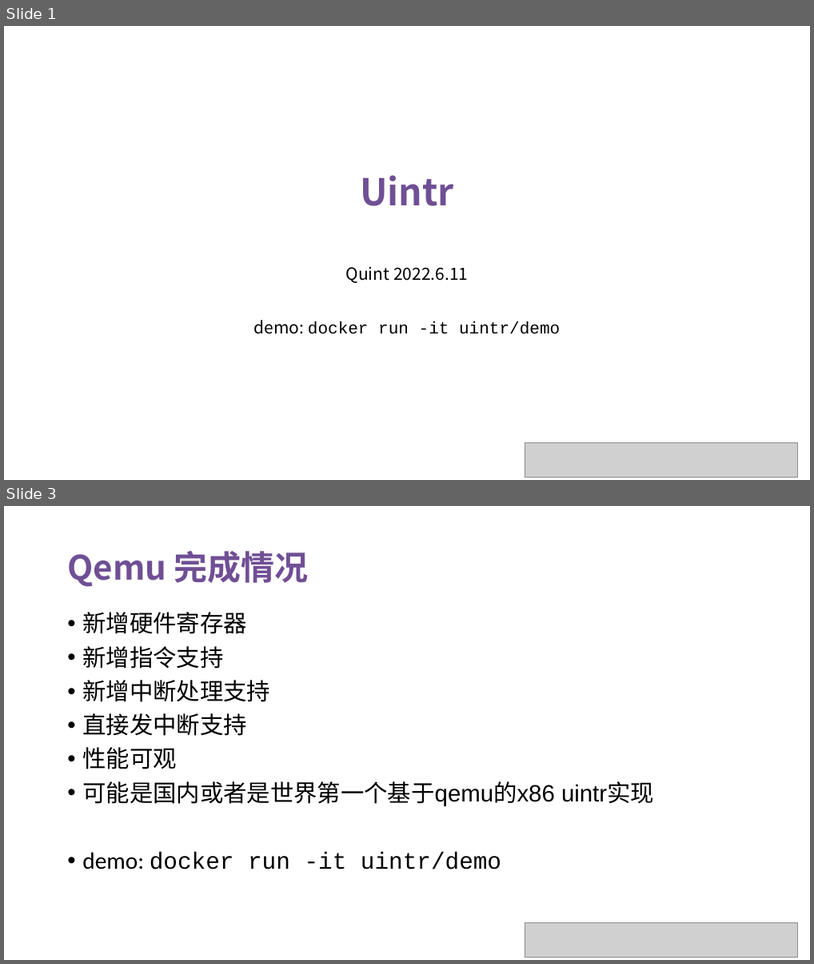
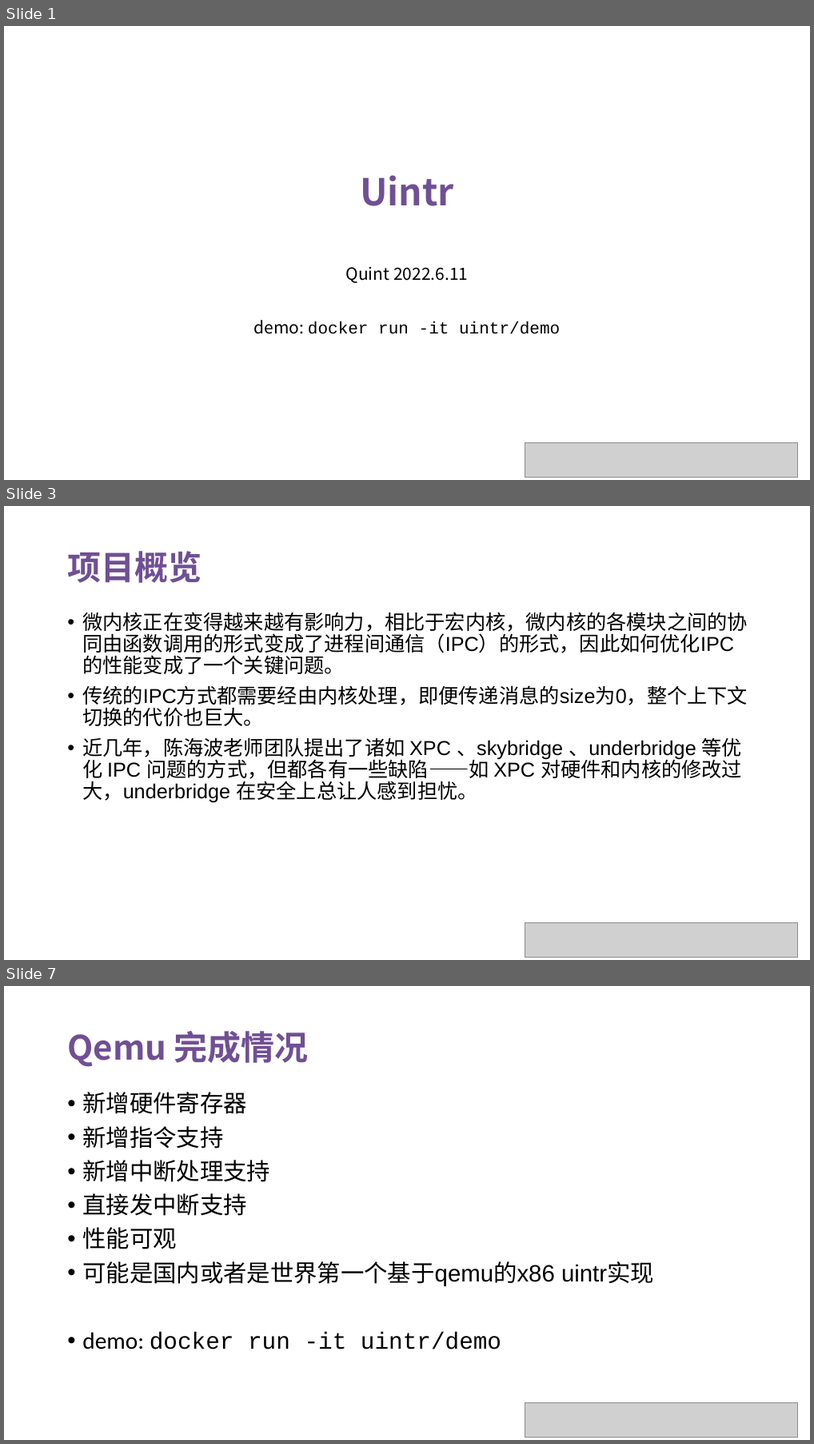
Before and after one commit to OS-F-4/usr-intr, a slide deck: ppt/2022-6-11.pptx. Shown one above the other, each under a label of ours: slides 1 and 3 before the commit, slides 1, 3 and 7 after it; the slides between them are not shown. The pictures are 814x964 and 814x1444 pixels, drawn with LibreOffice and Linux fonts; fonts in the diff are those of the drawing; grey boxes stand for pictures. Boxes give left, top, right and bottom in pixels: in the first picture for what was removed or moved away, otherwise in the second. Text is boxed around its words. In the diff, an @@ line names an element or a change of style, - is before the commit and + after.

Commit message:
补充一些调研的产出文档，完善ppt和readme

```diff
--- a/ppt/2022-6-11.pptx
+++ b/ppt/2022-6-11.pptx
@@ slide 3 added at (x1=4, y1=506, x2=810, y2=960), background #FFFFFF @@
@@ text added at (x1=67, y1=551, x2=202, y2=583), 40 pt, text #704F95, bold @@
+项目概览
@@ text added at (x1=82, y1=612, x2=748, y2=803), 24 pt, text #000000 @@
+• 微内核正在变得越来越有影响力，相比于宏内核，微内核的各模块之间的协同由函数调用的形式变成了进程间通信（IPC）的形式，因此如何优化IPC的性能变成了一个关键问题。
+• 传统的IPC方式都需要经由内核处理，即便传递消息的size为0，整个上下文切换的代价也巨大。
+• 近几年，陈海波老师团队提出了诸如 XPC 、skybridge 、underbridge 等优化 IPC 问题的方式，但都各有一些缺陷——如 XPC 对硬件和内核的修改过大，underbridge 在安全上总让人感到担忧。
@@ picture added at (x1=526, y1=923, x2=798, y2=956) @@
@@ what was slide 3 is now slide 7 @@
```
Also in this commit, not shown: 2 slides changed, 3 other slides added, 5 other files.
